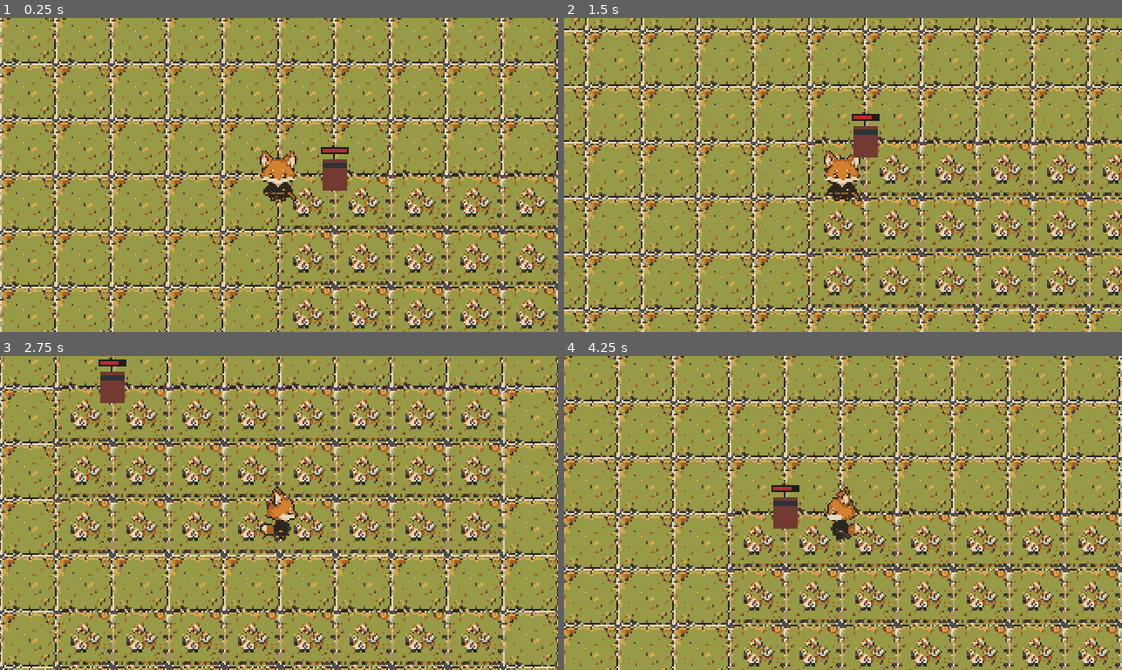
Above: before the commit, frames 1-4 (two rows, left to right).
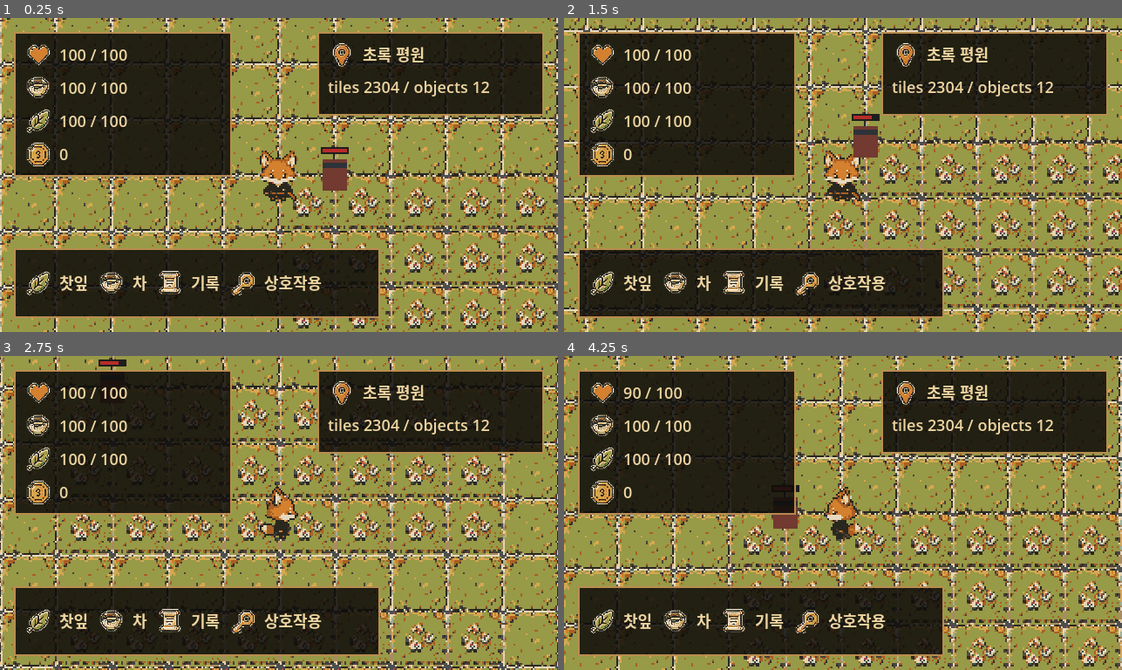
Above: after the commit, the same moments.

Repository: FLYLIKEB/samurai-tea-fox
Game: Godot game, scene res://src/main/main.tscn
Two runs of this game, one before a commit and one after it. Both use one fixed random seed, a clock stepped at 60 frames per second and the inputs below.
Inputs:
- Up to frame 1 (0.25 s): no input
- Up to frame 2 (1.5 s): tap Enter at 0.5 s; hold D (move_right) 0.53-1.28 s; tap J (attack) at 0.6 s; tap Space at 1.25 s; hold S (move_down) from 1.28 s (still down); tap U (cast_ability) at 1.35 s
- Up to frame 3 (2.75 s): release S (move_down) at 2.03 s; hold D (move_right) from 2.03 s (still down); tap K (dodge) at 2.1 s
- Up to frame 4 (4.25 s): release D (move_right) at 2.78 s; hold W (move_up) 2.78-3.53 s; tap L (drink_tea) at 2.85 s; hold A (move_left) from 3.53 s (still down); tap E (interact) at 3.6 s

The runs differ from the first frame. In frame 1, 42% of the frame differs, in the area x 2-98%, y 4-96%; in frame 2, 42%; in frame 3, 42%; in frame 4, 42%.

Commit message:
Use tilemap terrain and add runtime HUD

Diff:
--- a/src/main/main.gd
+++ b/src/main/main.gd
@@ -15,6 +15,7 @@
 @onready var player = $Player
 @onready var combat_dummy = $CombatDummy
 @onready var world_visuals: Node2D = $WorldVisuals
+@onready var game_hud = $GameHud
 
 var catalog
 var inventory
@@ -60,6 +61,7 @@
 		push_error("World generation failed: %s" % generated_world.get("failure_reason", "unknown"))
 		return
 	_render_generated_world(generated_world)
+	game_hud.configure(player, generated_world, world_render_result)
 
 func _physics_process(_delta: float) -> void:
 	var desktop_command = _desktop_adapter.poll_movement_command()
--- a/src/main/main.tscn
+++ b/src/main/main.tscn
@@ -1,8 +1,9 @@
-[gd_scene load_steps=9 format=3]
+[gd_scene load_steps=10 format=3]
 
 [ext_resource type="Script" path="res://src/main/main.gd" id="1_main"]
 [ext_resource type="PackedScene" path="res://scenes/actors/player.tscn" id="2_player"]
 [ext_resource type="Script" path="res://src/combat/combat_dummy.gd" id="3_dummy"]
+[ext_resource type="Script" path="res://src/ui/game_hud.gd" id="4_hud"]
 
 [sub_resource type="RectangleShape2D" id="RectangleShape2D_horizontal"]
 size = Vector2(1024, 16)
@@ -110,3 +111,6 @@
 
 [node name="CollisionShape2D" type="CollisionShape2D" parent="CombatDummy"]
 shape = SubResource("RectangleShape2D_dummy")
+
+[node name="GameHud" type="CanvasLayer" parent="."]
+script = ExtResource("4_hud")
--- /dev/null
+++ b/src/ui/game_hud.gd
@@ -0,0 +1,173 @@
+extends CanvasLayer
+class_name GameHud
+
+const ICON_HP := "res://assets/ui/icons/hp_heart_32.png"
+const ICON_KI := "res://assets/ui/icons/tea_cup_32.png"
+const ICON_KOKORO := "res://assets/ui/icons/tea_leaf_32.png"
+const ICON_COIN := "res://assets/ui/icons/coin_32.png"
+const ICON_MAP := "res://assets/ui/icons/map_pin_32.png"
+
+var player
+var world: Dictionary = {}
+var render_result: Dictionary = {}
+var _labels: Dictionary = {}
+var _built := false
+
+func _ready() -> void:
+	_build()
+
+func configure(player_node, generated_world: Dictionary, generated_render_result: Dictionary) -> void:
+	player = player_node
+	world = generated_world.duplicate(true)
+	render_result = generated_render_result.duplicate(true)
+	_build()
+	_update()
+
+func _process(_delta: float) -> void:
+	_update()
+
+func _build() -> void:
+	if _built:
+		return
+	_built = true
+
+	var root := Control.new()
+	root.name = "Root"
+	root.set_anchors_preset(Control.PRESET_FULL_RECT)
+	root.mouse_filter = Control.MOUSE_FILTER_IGNORE
+	add_child(root)
+
+	var top_left := _panel(Vector2(16, 16), Vector2(250, 132))
+	top_left.name = "StatusPanel"
+	root.add_child(top_left)
+	var status_rows := VBoxContainer.new()
+	status_rows.add_theme_constant_override("separation", 6)
+	top_left.add_child(status_rows)
+	_labels.hp = _add_icon_row(status_rows, ICON_HP, "HP")
+	_labels.ki = _add_icon_row(status_rows, ICON_KI, "KI")
+	_labels.kokoro = _add_icon_row(status_rows, ICON_KOKORO, "KOKORO")
+	_labels.currency = _add_icon_row(status_rows, ICON_COIN, "0")
+
+	var top_right := _panel(Vector2(-276, 16), Vector2(260, 96), true)
+	top_right.name = "MapPanel"
+	root.add_child(top_right)
+	var map_rows := VBoxContainer.new()
+	map_rows.add_theme_constant_override("separation", 8)
+	top_right.add_child(map_rows)
+	_labels.map_title = _add_icon_row(map_rows, ICON_MAP, "초록 평원")
+	_labels.map_stats = _label("tiles 0 / objects 0")
+	map_rows.add_child(_labels.map_stats)
+
+	var bottom := _panel(Vector2(16, -96), Vector2(420, 80), false, true)
+	bottom.name = "QuickSlotPanel"
+	root.add_child(bottom)
+	var quick_rows := HBoxContainer.new()
+	quick_rows.add_theme_constant_override("separation", 10)
+	bottom.add_child(quick_rows)
+	_add_icon_row(quick_rows, ICON_KOKORO, "찻잎")
+	_add_icon_row(quick_rows, ICON_KI, "차")
+	_add_icon_row(quick_rows, "res://assets/ui/icons/scroll_32.png", "기록")
+	_add_icon_row(quick_rows, "res://assets/ui/icons/key_32.png", "상호작용")
+
+func _update() -> void:
+	if not _built:
+		return
+	if player != null and player.get("resources") != null:
+		var resources = player.resources
+		_set_label("hp", "%d / %d" % [resources.hp, resources.hp_max])
+		_set_label("ki", "%d / %d" % [resources.ki, resources.ki_max])
+		_set_label("kokoro", "%d / %d" % [resources.kokoro, resources.kokoro_max])
+	else:
+		_set_label("hp", "-- / --")
+		_set_label("ki", "-- / --")
+		_set_label("kokoro", "-- / --")
+	_set_label("currency", "0")
+
+	var biome := String(world.get("biome_id", "common_region"))
+	_set_label("map_title", _biome_label(biome))
+	var counts: Dictionary = render_result.get("counts", {})
+	_set_label(
+		"map_stats",
+		"tiles %d / objects %d" % [
+			int(counts.get("terrain", 0)),
+			int(counts.get("entities", 0)) + int(counts.get("Landmarks", 0))
+		]
+	)
+
+func _panel(offset: Vector2, size: Vector2, from_right := false, from_bottom := false) -> PanelContainer:
+	var panel := PanelContainer.new()
+	panel.size = size
+	if from_right:
+		panel.anchor_left = 1.0
+		panel.anchor_right = 1.0
+	if from_bottom:
+		panel.anchor_top = 1.0
+		panel.anchor_bottom = 1.0
+	panel.offset_left = offset.x
+	panel.offset_top = offset.y
+	panel.offset_right = offset.x + size.x
+	panel.offset_bottom = offset.y + size.y
+	panel.mouse_filter = Control.MOUSE_FILTER_IGNORE
+	var style := StyleBoxFlat.new()
+	style.bg_color = Color(0.055, 0.049, 0.038, 0.86)
+	style.border_color = Color(0.73, 0.55, 0.31, 0.95)
+	style.border_width_left = 2
+	style.border_width_top = 2
+	style.border_width_right = 2
+	style.border_width_bottom = 2
+	style.content_margin_left = 12
+	style.content_margin_top = 10
+	style.content_margin_right = 12
+	style.content_margin_bottom = 10
+	panel.add_theme_stylebox_override("panel", style)
+	return panel
+
+func _add_icon_row(parent: Container, icon_path: String, text: String) -> Label:
+	var row := HBoxContainer.new()
+	row.add_theme_constant_override("separation", 8)
+	parent.add_child(row)
+	var icon := TextureRect.new()
+	icon.custom_minimum_size = Vector2(28, 28)
+	icon.stretch_mode = TextureRect.STRETCH_KEEP_ASPECT_CENTERED
+	icon.texture = _load_texture(icon_path)
+	row.add_child(icon)
+	var value := _label(text)
+	row.add_child(value)
+	return value
+
+func _label(text: String) -> Label:
+	var label := Label.new()
+	label.text = text
+	label.add_theme_font_size_override("font_size", 18)
+	label.add_theme_color_override("font_color", Color(0.93, 0.83, 0.63, 1.0))
+	return label
+
+func _set_label(id: String, text: String) -> void:
+	var label := _labels.get(id) as Label
+	if label != null:
+		label.text = text
+
+func _biome_label(id: String) -> String:
+	match id:
+		"common_region":
+			return "초록 평원"
+		"mountain_region":
+			return "산악 지대"
+		"snowfield":
+			return "설원"
+		"rainforest":
+			return "열대 우림"
+		"wasteland":
+			return "황무지"
+		_:
+			return id
+
+func _load_texture(path: String) -> Texture2D:
+	if ResourceLoader.exists(path, "Texture2D"):
+		var loaded := ResourceLoader.load(path, "Texture2D") as Texture2D
+		if loaded != null:
+			return loaded
+	var image := Image.new()
+	if image.load(path) != OK:
+		return null
+	return ImageTexture.create_from_image(image)
--- a/src/world/rendering/world_scene_renderer.gd
+++ b/src/world/rendering/world_scene_renderer.gd
@@ -3,7 +3,7 @@
 
 const WorldData = preload("res://src/world/data/world_data.gd")
 
-const TERRAIN_LAYER := "Terrain"
+const TERRAIN_LAYER := "TerrainTileMap"
 const FACILITY_LAYER := "Facilities"
 const ENTITY_LAYER := "Entities"
 const LANDMARK_LAYER := "Landmarks"
@@ -21,18 +21,20 @@
 
 	var tile_size := int(renderer_input.get("tile_size", 32))
 	var rendered_counts := {}
-	var terrain_layer := _add_layer(root, TERRAIN_LAYER, -100)
+	var terrain_layer := _add_tilemap_layer(root, TERRAIN_LAYER, -100)
 	var facility_layer := _add_layer(root, FACILITY_LAYER, -20)
 	var entity_layer := _add_layer(root, ENTITY_LAYER, -10)
 	var landmark_layer := _add_layer(root, LANDMARK_LAYER, -5)
 
 	for layer in renderer_input.get("layers", []):
 		var layer_id := String(layer.get("id", ""))
-		var target := _target_layer(layer_id, terrain_layer, facility_layer, entity_layer)
-		if target == null:
-			continue
-		var count := _render_cells(target, layer.get("cells", []), tile_size, owner_sources)
-		rendered_counts[layer_id] = count
+		if layer_id == WorldData.LAYER_TERRAIN:
+			rendered_counts[layer_id] = _render_tilemap_cells(terrain_layer, layer.get("cells", []), tile_size)
+		else:
+			var target := _target_layer(layer_id, facility_layer, entity_layer)
+			if target == null:
+				continue
+			rendered_counts[layer_id] = _render_cells(target, layer.get("cells", []), tile_size, owner_sources)
 
 	rendered_counts[LANDMARK_LAYER] = _render_landmarks(
 		landmark_layer,
@@ -42,6 +44,54 @@
 	)
 	return {"ok": true, "counts": rendered_counts}
 
+func _render_tilemap_cells(tilemap_layer: TileMapLayer, cells: Array, tile_size: int) -> int:
+	var tile_set := TileSet.new()
+	tile_set.tile_size = Vector2i(tile_size, tile_size)
+	var source_index_by_path := {}
+	var source_meta_by_path := {}
+	var rendered := 0
+
+	for cell in cells:
+		var source_id := String(cell.get("source_id", ""))
+		var path := _resource_path(source_id)
+		if path.is_empty():
+			continue
+		if not source_index_by_path.has(path):
+			var meta := _add_tileset_source(tile_set, path, tile_size)
+			if not meta.ok:
+				continue
+			source_index_by_path[path] = meta.source_index
+			source_meta_by_path[path] = meta
+		var position := _position_from_dictionary(cell.get("position", {}))
+		var source_meta: Dictionary = source_meta_by_path[path]
+		var atlas_coords := _atlas_coords_for_position(position, int(source_meta.columns), int(source_meta.rows))
+		tilemap_layer.set_cell(position, int(source_index_by_path[path]), atlas_coords, 0)
+		rendered += 1
+
+	tilemap_layer.tile_set = tile_set
+	return rendered
+
+func _add_tileset_source(tile_set: TileSet, path: String, tile_size: int) -> Dictionary:
+	if not (ResourceLoader.exists(path, "Texture2D") or FileAccess.file_exists(path)):
+		return {"ok": false}
+	var texture := _texture_cache.get(path) as Texture2D
+	if texture == null:
+		texture = _load_texture(path)
+		if texture == null:
+			return {"ok": false}
+		_texture_cache[path] = texture
+
+	var columns: int = max(1, int(texture.get_width() / tile_size))
+	var rows: int = max(1, int(texture.get_height() / tile_size))
+	var source := TileSetAtlasSource.new()
+	source.texture = texture
+	source.texture_region_size = Vector2i(tile_size, tile_size)
+	for y in range(rows):
+		for x in range(columns):
+			source.create_tile(Vector2i(x, y))
+	var source_index := tile_set.add_source(source)
+	return {"ok": true, "source_index": source_index, "columns": columns, "rows": rows}
+
 func _render_cells(parent: Node2D, cells: Array, tile_size: int, owner_sources: Dictionary) -> int:
 	var rendered := 0
 	for cell in cells:
@@ -98,13 +148,12 @@
 
 	var columns: int = max(1, int(texture.get_width() / tile_size))
 	var rows: int = max(1, int(texture.get_height() / tile_size))
-	var frame_count := columns * rows
-	var frame_index: int = abs(position.x * 928371 + position.y * 364479) % frame_count
+	var atlas_coords := _atlas_coords_for_position(position, columns, rows)
 	var region := Rect2(
-		Vector2((frame_index % columns) * tile_size, int(frame_index / columns) * tile_size),
+		Vector2(atlas_coords.x * tile_size, atlas_coords.y * tile_size),
 		Vector2(tile_size, tile_size)
 	)
-	var atlas_key := "%s#%d" % [path, frame_index]
+	var atlas_key := "%s#%d,%d" % [path, atlas_coords.x, atlas_coords.y]
 	var atlas := _texture_cache.get(atlas_key) as AtlasTexture
 	if atlas == null:
 		atlas = AtlasTexture.new()
@@ -112,6 +161,11 @@
 		atlas.region = region
 		_texture_cache[atlas_key] = atlas
 	return atlas
+
+func _atlas_coords_for_position(position: Vector2i, columns: int, rows: int) -> Vector2i:
+	var frame_count: int = max(1, columns * rows)
+	var frame_index: int = abs(position.x * 928371 + position.y * 364479) % frame_count
+	return Vector2i(frame_index % columns, int(frame_index / columns))
 
 func _load_texture(path: String) -> Texture2D:
 	if ResourceLoader.exists(path, "Texture2D"):
@@ -130,10 +184,8 @@
 		return "res://%s" % source_id
 	return ""
 
-func _target_layer(layer_id: String, terrain_layer: Node2D, facility_layer: Node2D, entity_layer: Node2D) -> Node2D:
+func _target_layer(layer_id: String, facility_layer: Node2D, entity_layer: Node2D) -> Node2D:
 	match layer_id:
-		WorldData.LAYER_TERRAIN:
-			return terrain_layer
 		WorldData.LAYER_FACILITIES:
 			return facility_layer
 		WorldData.LAYER_ENTITIES:
@@ -148,6 +200,13 @@
 	root.add_child(layer)
 	return layer
 
+func _add_tilemap_layer(root: Node2D, layer_name: String, z: int) -> TileMapLayer:
+	var layer := TileMapLayer.new()
+	layer.name = layer_name
+	layer.z_index = z
+	root.add_child(layer)
+	return layer
+
 func _clear_children(root: Node) -> void:
 	for child in root.get_children():
 		root.remove_child(child)
--- a/tests/integration/test_main_runtime_rendering_runner.gd
+++ b/tests/integration/test_main_runtime_rendering_runner.gd
@@ -21,11 +21,13 @@
 	if world_visuals == null:
 		failures.append("main scene owns a WorldVisuals node")
 	else:
-		var terrain := world_visuals.get_node_or_null("Terrain") as Node2D
-		if terrain == null or terrain.get_child_count() < 100:
-			failures.append("generated world terrain is rendered with sprite tiles")
-		elif not terrain.get_child(0) is Sprite2D or (terrain.get_child(0) as Sprite2D).texture == null:
-			failures.append("terrain sprite has a loaded texture")
+		var terrain := world_visuals.get_node_or_null("TerrainTileMap") as TileMapLayer
+		if terrain == null:
+			failures.append("generated world terrain is rendered as a TileMapLayer")
+		elif terrain.get_used_cells().size() < 100:
+			failures.append("generated world terrain tilemap contains generated cells")
+		elif terrain.tile_set == null or terrain.tile_set.get_source_count() == 0:
+			failures.append("terrain tilemap has a runtime tileset from promoted assets")
 		var entities := world_visuals.get_node_or_null("Entities") as Node2D
 		if entities == null or entities.get_child_count() == 0:
 			failures.append("resource nodes are rendered with object sprites")
@@ -42,6 +44,20 @@
 	if sprite == null or sprite.texture == null:
 		failures.append("player sprite remains visible in main scene")
 
+	var hud := main.get_node_or_null("GameHud")
+	if hud == null:
+		failures.append("main scene owns a runtime HUD")
+	else:
+		var status_panel := hud.get_node_or_null("Root/StatusPanel")
+		var map_panel := hud.get_node_or_null("Root/MapPanel")
+		var quickslot_panel := hud.get_node_or_null("Root/QuickSlotPanel")
+		if status_panel == null or map_panel == null or quickslot_panel == null:
+			failures.append("runtime HUD shows status, map, and quickslot panels")
+		elif _texture_rect_count(status_panel) < 4 or _label_count(status_panel) < 4:
+			failures.append("runtime HUD status panel renders icon-backed resource rows")
+		elif _texture_rect_count(quickslot_panel) < 4 or _label_count(quickslot_panel) < 4:
+			failures.append("runtime HUD quickslots render icon-backed rows")
+
 	main.queue_free()
 	finish()
 
@@ -54,3 +70,15 @@
 	for failure in failures:
 		push_error(failure)
 	quit(1)
+
+func _texture_rect_count(node: Node) -> int:
+	var count := 1 if node is TextureRect and (node as TextureRect).texture != null else 0
+	for child in node.get_children():
+		count += _texture_rect_count(child)
+	return count
+
+func _label_count(node: Node) -> int:
+	var count := 1 if node is Label and not (node as Label).text.is_empty() else 0
+	for child in node.get_children():
+		count += _label_count(child)
+	return count
